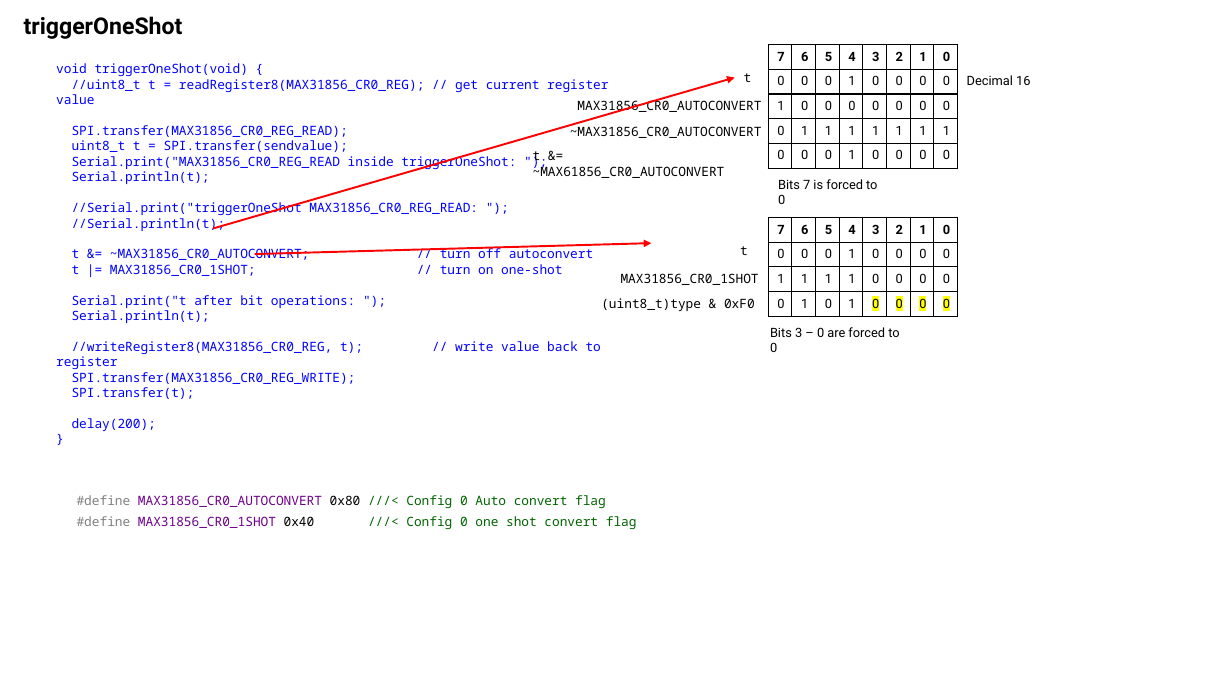
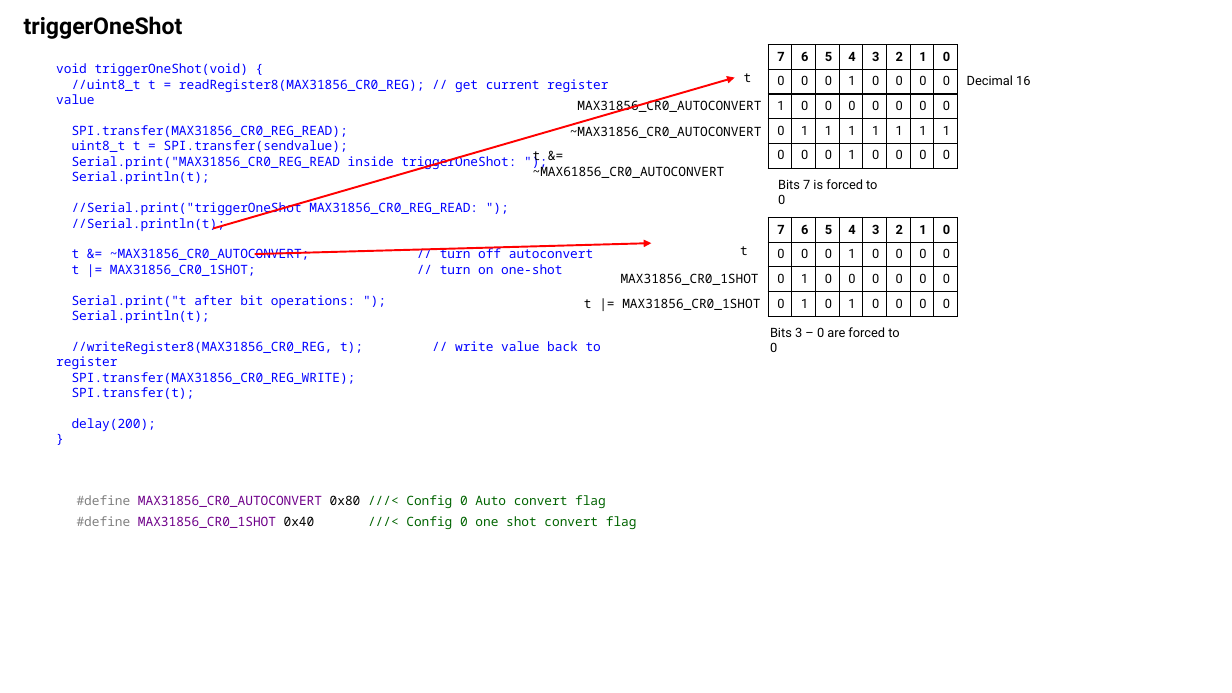
Before and after one commit to clum/LumArduinoSDK, a slide deck: slide 7 of TechnicalDataPackage/Components/MAX31856/MAX31856Notes.pptx. Drawn at 1232x693 pixels with LibreOffice and Linux fonts; fonts in the diff are those of the drawing. Boxes give left, top, right and bottom in pixels: in the first picture for what was removed or moved away, otherwise in the second. Text is boxed around its words. In the diff, an @@ line names an element or a change of style, - is before the commit and + after.

Commit message:
Successful SPI_OneShot

```diff
--- a/TechnicalDataPackage/Components/MAX31856/MAX31856Notes.pptx
+++ b/TechnicalDataPackage/Components/MAX31856/MAX31856Notes.pptx
@@ table at (768, 217, 960, 316) @@
-row 3: 1 | 1 | 1 | 1 | 0 | 0 | 0 | 0
+row 3: 0 | 1 | 0 | 0 | 0 | 0 | 0 | 0
@@ highlight #FFFF00 to none in "0", "0", "0", "0" @@
@@ text at (584, 298, 760, 310): text changed @@
-(uint8_t)type & 0xF0
+t |= MAX31856_CR0_1SHOT
```
Also in this commit, not shown: 4 other files.
